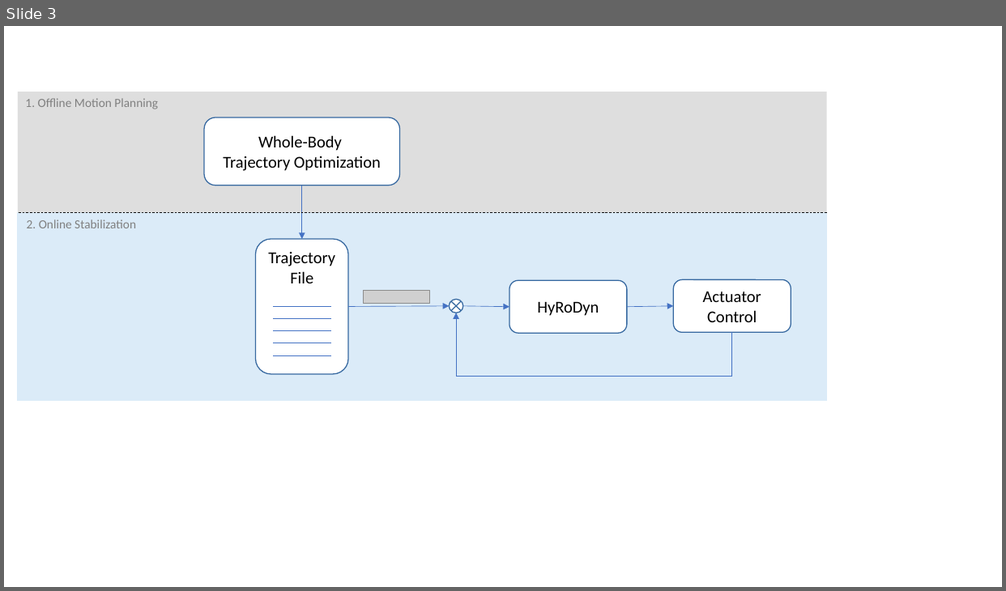
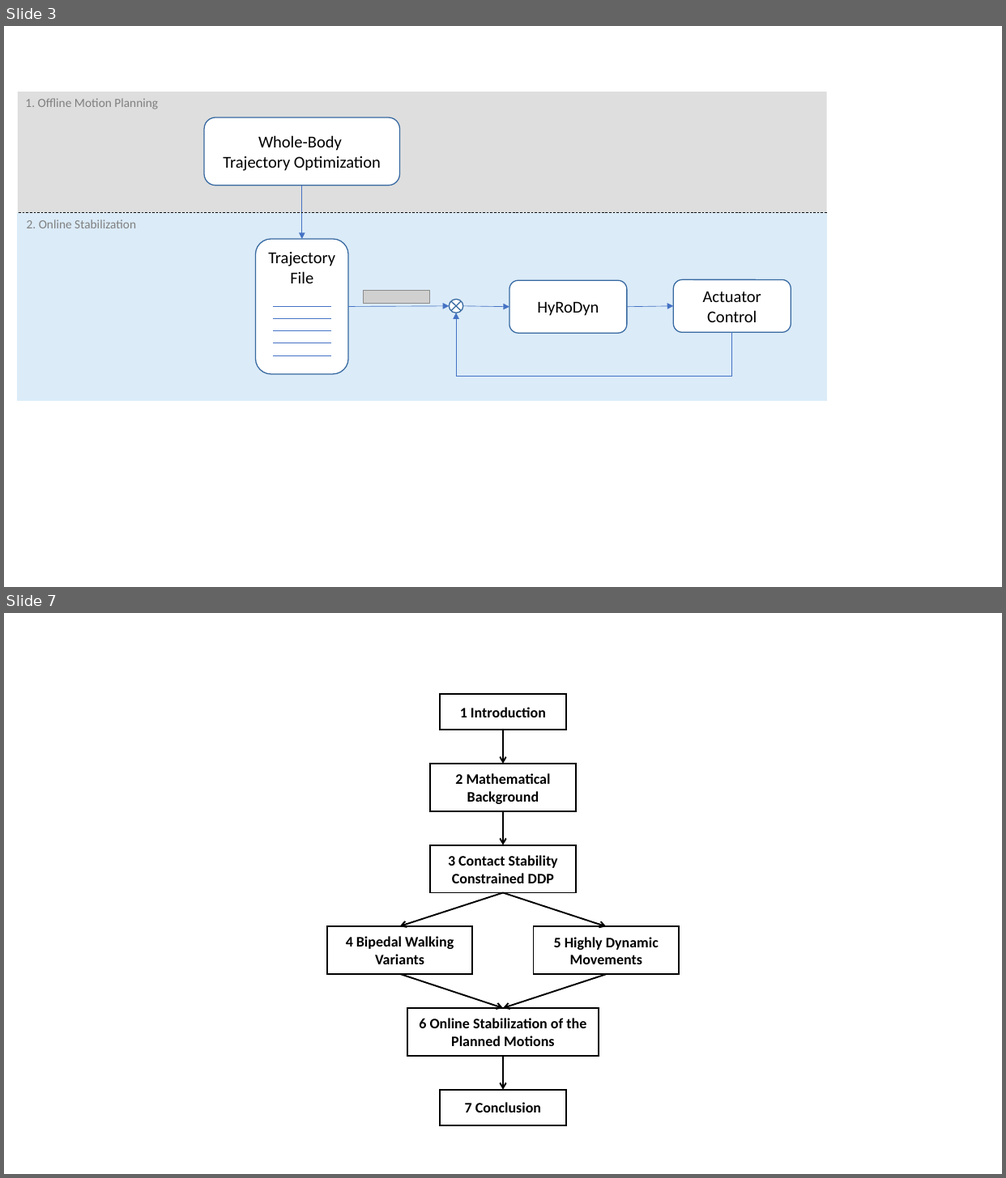
Before and after one commit to julesser/ma-thesis, a slide deck: img/pptGraphs.pptx. Shown one above the other, each under a label of ours: slide 3 before the commit, slides 3 and 7 after it; the slides between them are not shown. The pictures are 1006x591 and 1006x1178 pixels, drawn with LibreOffice and Linux fonts; fonts in the diff are those of the drawing; grey boxes stand for pictures. Boxes give left, top, right and bottom in pixels: in the first picture for what was removed or moved away, otherwise in the second. Text is boxed around its words. In the diff, an @@ line names an element or a change of style, - is before the commit and + after.

```diff
--- a/img/pptGraphs.pptx
+++ b/img/pptGraphs.pptx
@@ slide 7 added at <box>4,613,1002,1174</box>, background #FFFFFF @@
@@ rectangle added at <box>440,695,566,730</box>, outline #000000 1.5 pt, 14 pt, text #000000, bold @@
+1 Introduction
@@ arrow added from (503, 730) to (503, 764), #000000 1.5 pt @@
@@ rectangle added at <box>430,764,575,811</box>, outline #000000 1.5 pt, 14 pt, text #000000, bold @@
+2 Mathematical Background
@@ arrow added from (503, 811) to (503, 845), #000000 1.5 pt @@
@@ rectangle added at <box>430,845,575,893</box>, outline #000000 1.5 pt, 14 pt, text #000000, bold @@
+3 Contact Stability Constrained DDP
@@ arrow added from (503, 893) to (400, 926), #000000 1.5 pt @@
@@ arrow added from (503, 893) to (606, 926), #000000 1.5 pt @@
@@ rectangle added at <box>327,926,473,974</box>, outline #000000 1.5 pt, 14 pt, text #000000, bold @@
+4 Bipedal Walking Variants
@@ rectangle added at <box>533,926,679,974</box>, outline #000000 1.5 pt, 14 pt, text #000000, bold @@
+5 Highly Dynamic Movements
@@ arrow added from (400, 973) to (503, 1008), #000000 1.5 pt @@
@@ arrow added from (606, 974) to (503, 1008), #000000 1.5 pt @@
@@ rectangle added at <box>407,1008,599,1056</box>, outline #000000 1.5 pt, 14 pt, text #000000, bold @@
+6 Online Stabilization of the Planned Motions
@@ arrow added from (503, 1056) to (503, 1090), #000000 1.5 pt @@
@@ rectangle added at <box>440,1090,566,1125</box>, outline #000000 1.5 pt, 14 pt, text #000000, bold @@
+7 Conclusion
```
Also in this commit, not shown: 4 other slides added, 59 other files.
